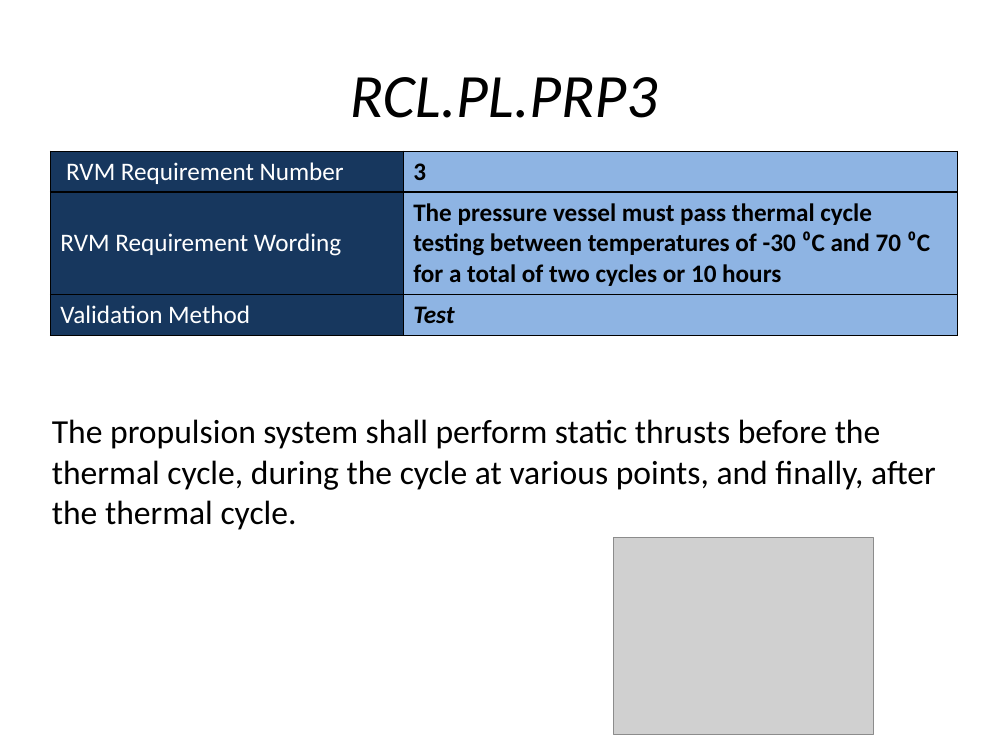
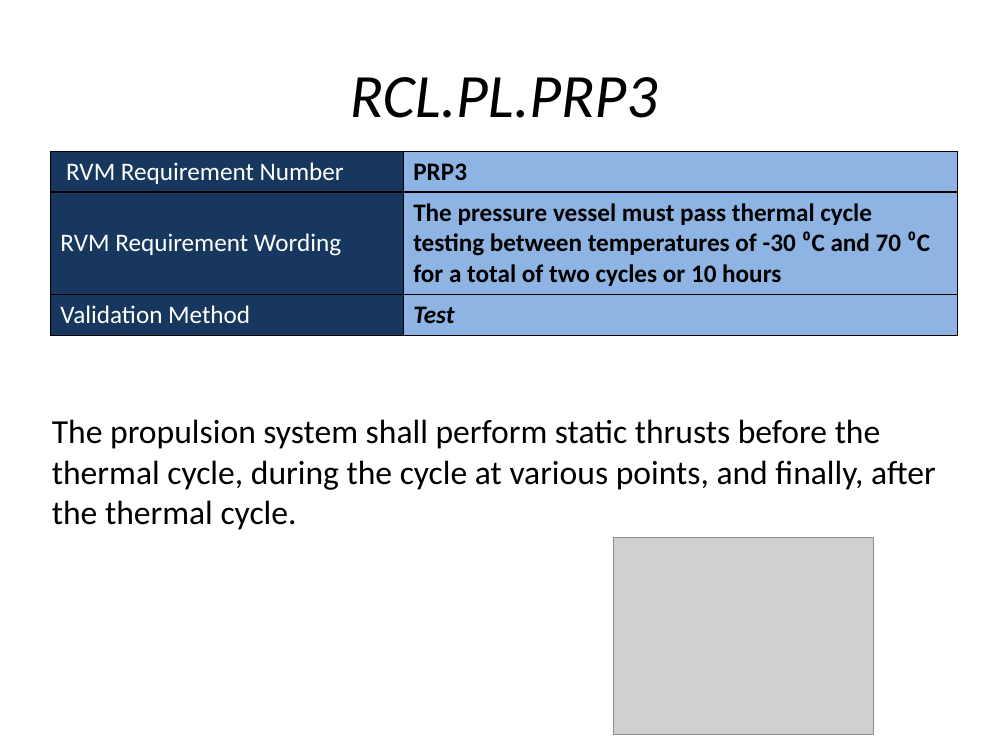
Before and after one commit to RascalSeniorDesign/Preliminary-Design, a slide deck: slide 3 of CMQA/Presentations/Nate Slides/Nate Slides.pptx. Drawn at 1008x756 pixels with LibreOffice and Linux fonts; fonts in the diff are those of the drawing; grey boxes stand for pictures. Boxes give left, top, right and bottom in pixels: in the first picture for what was removed or moved away, otherwise in the second. Text is boxed around its words. In the diff, an @@ line names an element or a change of style, - is before the commit and + after.

```diff
--- a/CMQA/Presentations/Nate Slides/Nate Slides.pptx
+++ b/CMQA/Presentations/Nate Slides/Nate Slides.pptx
@@ table at box(50, 151, 958, 334) @@
-row 1, column 2: 3
+row 1, column 2: PRP3
```
Also in this commit, not shown: 3 other slides changed, 4 slides added.
